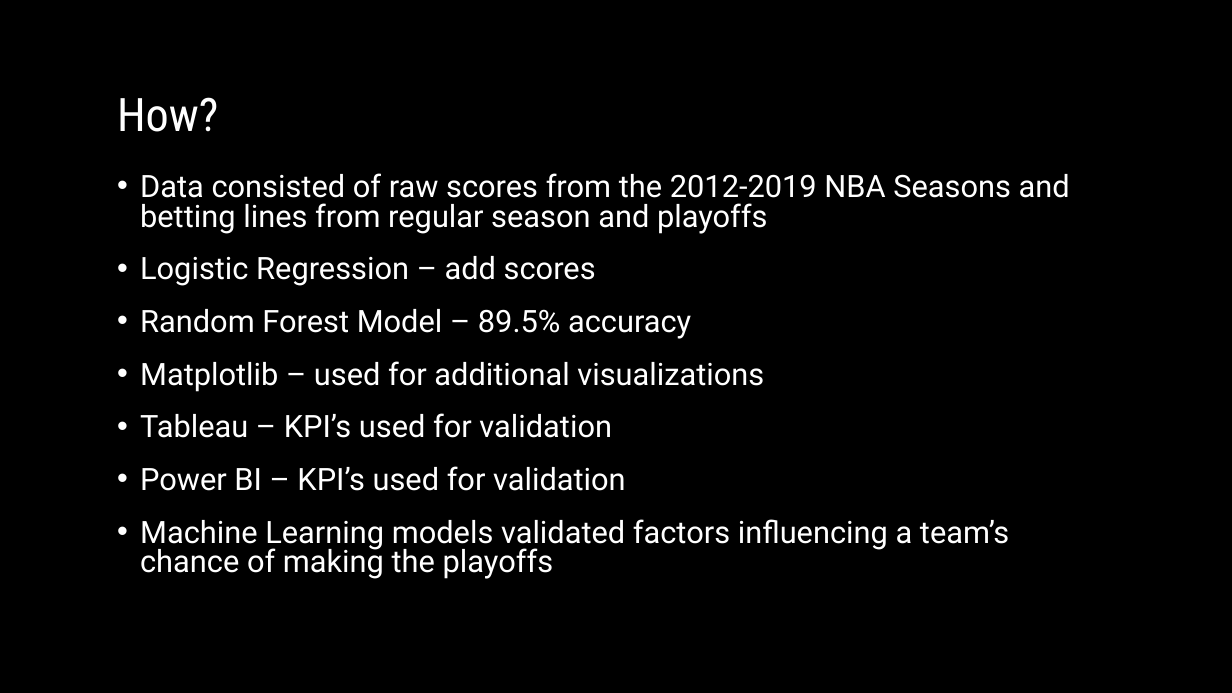
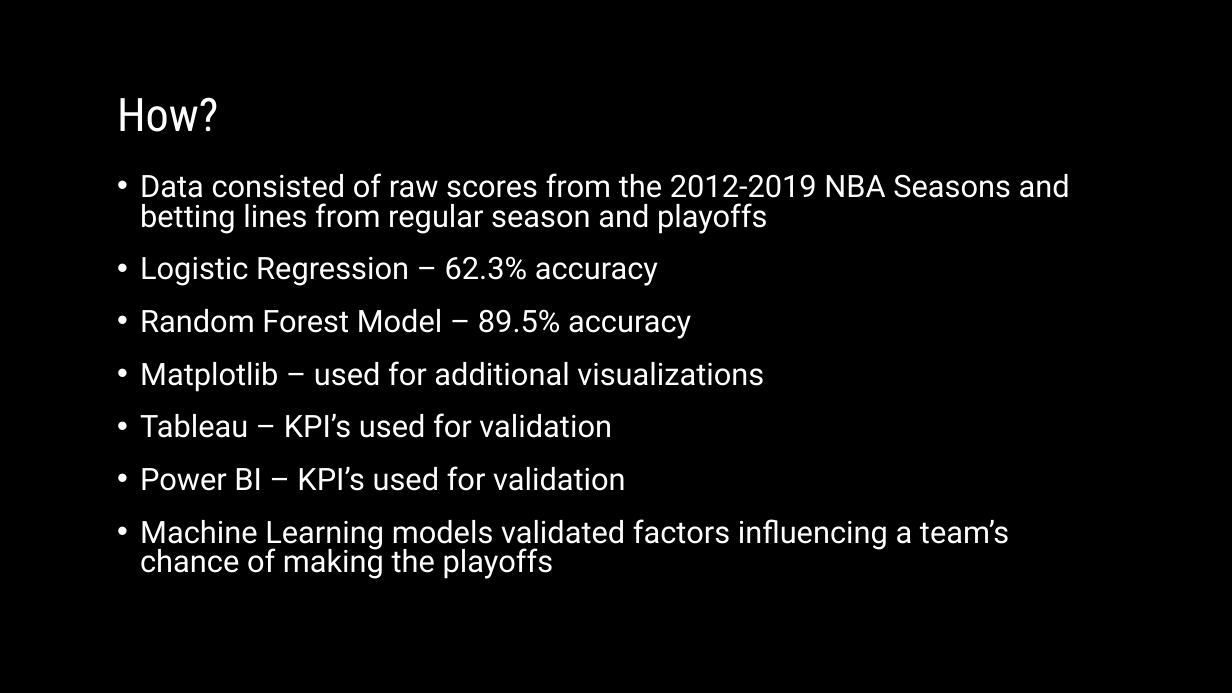
Before and after one commit to CindyBrady/Machine-Learning_Challenge, a slide deck: slide 3 of NBA Project ML.pptx. Drawn at 1232x693 pixels with LibreOffice and Linux fonts; fonts in the diff are those of the drawing; background and template pictures are left out. Boxes give left, top, right and bottom in pixels: in the first picture for what was removed or moved away, otherwise in the second. Text is boxed around its words. In the diff, an @@ line names an element or a change of style, - is before the commit and + after.

```diff
--- a/NBA Project ML.pptx
+++ b/NBA Project ML.pptx
@@ text at bbox=[140, 256, 658, 286]: text changed @@
-• Logistic Regression – add scores
+• Logistic Regression – 62.3% accuracy
```
